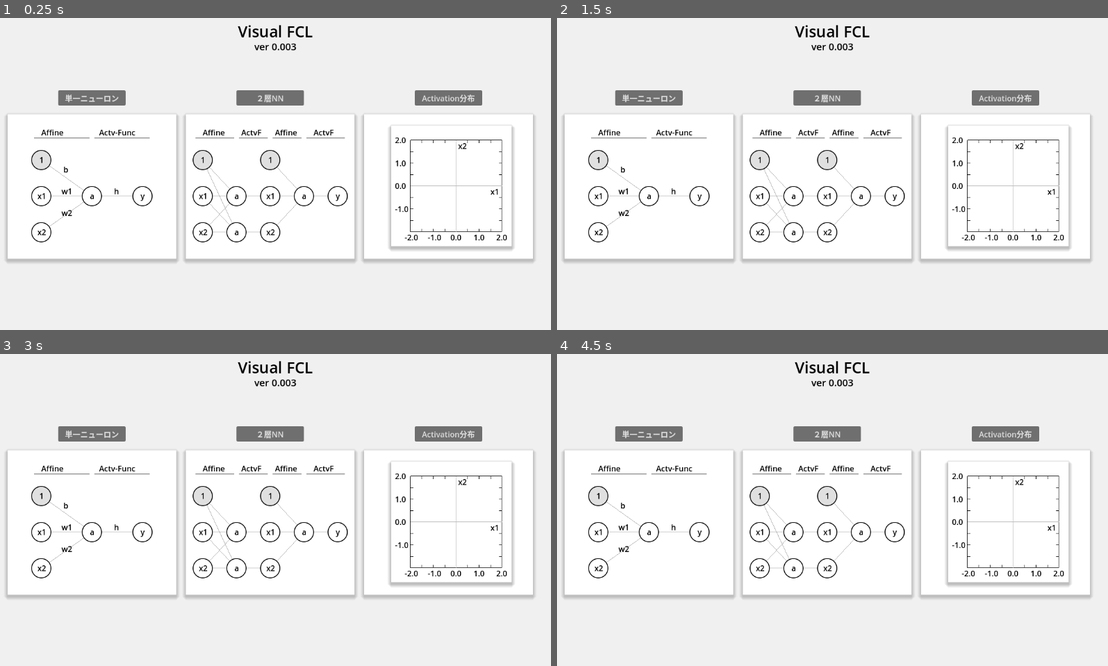
Above: before the commit, frames 1-4 (two rows, left to right).
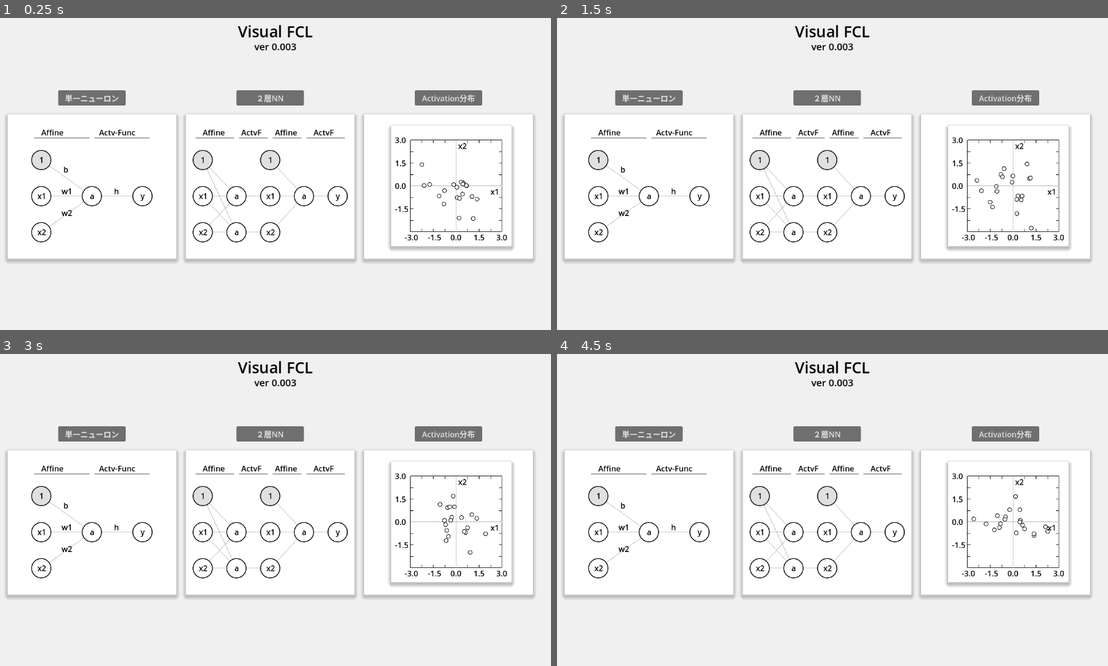
Above: after the commit, the same moments.

Repository: vivisuke/VisualFCL
Game: Godot game, scene res://top_scene.tscn
The game is run twice, just before and just after one commit, with the same random seed, the same clock (stepped at 60 frames per second) and the same inputs.
Inputs:
- Up to frame 1 (0.25 s): no input
- Up to frame 2 (1.5 s): click "単一ニューロン" at 0.5 s; click "Top" at 1.25 s
- Up to frame 3 (3 s): click "２層NN" at 2 s; click "Top" at 2.75 s
- Up to frame 4 (4.5 s): click "Activation分布" at 3.5 s; click "Top" at 4.25 s

The runs differ from the first frame. In frame 1, 0.2% of the frame differs, in the area x 71-91%, y 38-72%; in frame 2, 0.2%; in frame 3, 0.2%; in frame 4, 0.2%.

Commit message:
0080 ◎ C 06/25 06/25 0.003│ToDo│トップシーン＞Activation分布：ランダムプロット

Diff:
--- a/VisualFCL/scripts/top_scene.gd
+++ b/VisualFCL/scripts/top_scene.gd
@@ -1,5 +1,6 @@
 extends Node2D
 
+const N_INPUT = 40
 var pressed_ix = -1
 var rect_lst = []
 
@@ -11,6 +12,13 @@
 	#var fnt = $BlackFontLabel.get_theme_font("font")
 	#$SingleLayerRect.fnt = $BlackFontLabel.get_theme_font("font")
 	#$SingleLayerRect.queue_redraw()
+	var vec_pair = []
+	for i in range(N_INPUT/2):
+		var x = randfn(0.0, 1.0)
+		var y = randfn(0.0, 1.0)
+		vec_pair.push_back([x, y, false])
+	$ActivationDistriRect/GraphRect.vec_input = vec_pair
+	$ActivationDistriRect/GraphRect.maxv = 3.0
 	$ActivationDistriRect/GraphRect.to_draw_div_lines = false
 	$ActivationDistriRect/GraphRect.to_plot_boolean = false
 	pass # Replace with function body.
Not shown, changed: VisualFCL.spr
